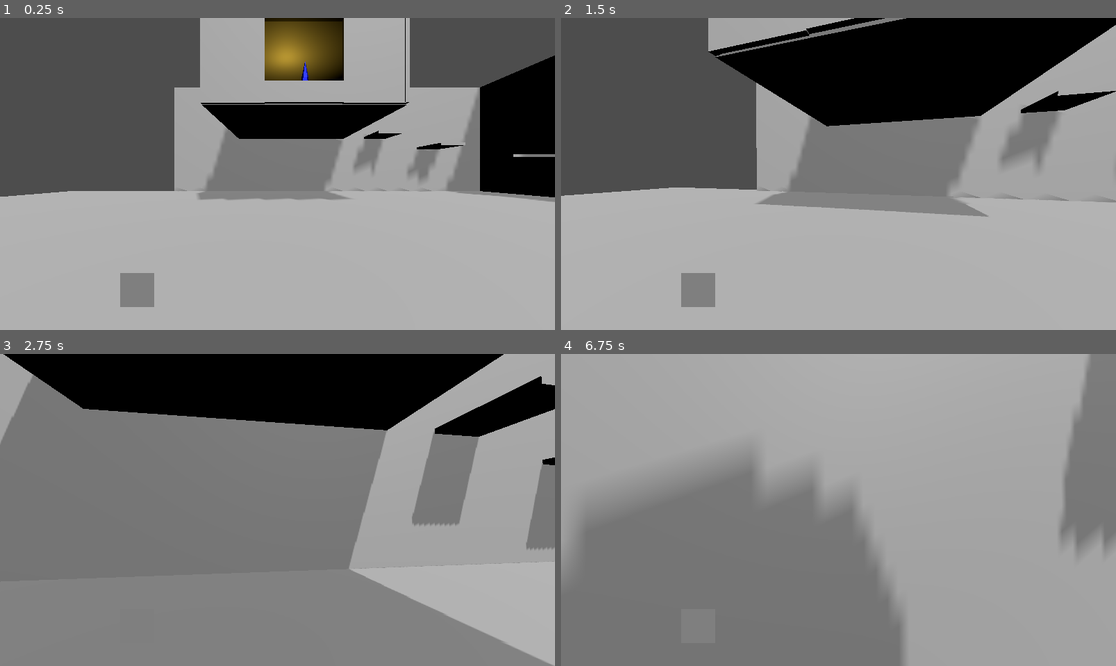
Above: before the commit, frames 1-4 (two rows, left to right).
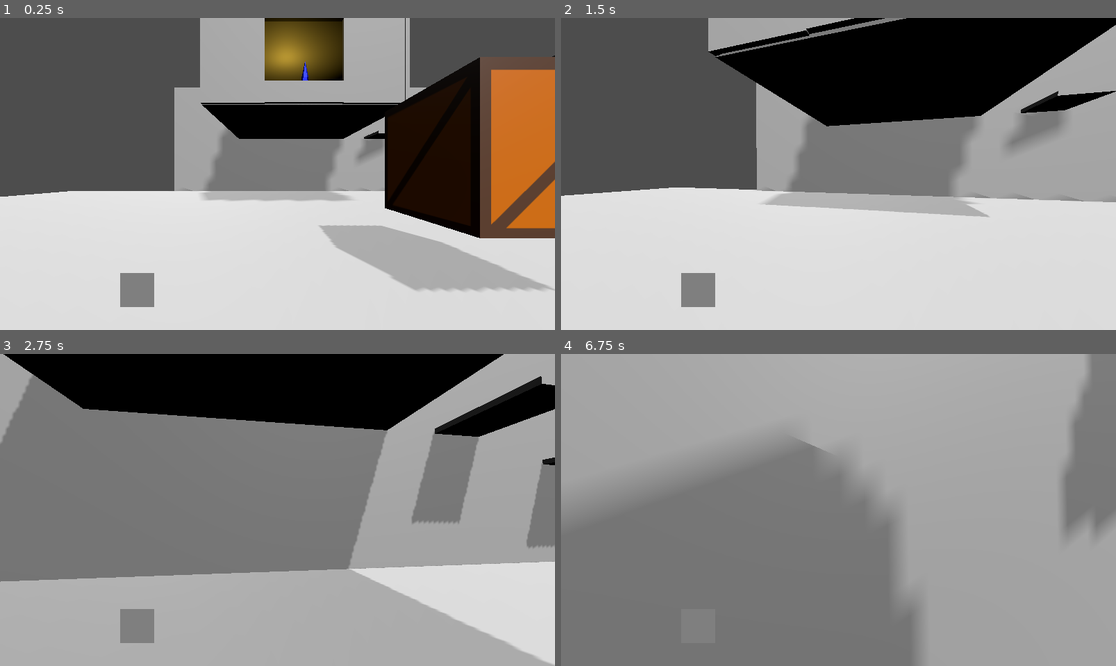
Above: after the commit, the same moments.

Repository: jneisen/immersivesim
Game: Godot game, scene res://Scenes/test.tscn
The game is run twice, just before and just after one commit, with the same random seed, the same clock (stepped at 60 frames per second) and the same inputs.
Inputs (mouse positions are in pixels of both pictures, inside the frame that each line leads up to):
- Up to frame 1 (0.25 s): no input
- Up to frame 2 (1.5 s): move the mouse to (866, 174) at 0.52 s; hold W (forward) from 0.53 s (still down); click (866, 174) at 0.6 s; tap Space (jump) at 0.77 s; tap 1 (hotbar_slot_1) at 0.8, 1.35 s; move the mouse to (810, 174) at 1.27 s
- Up to frame 3 (2.75 s): keep holding W (forward); tap Space (jump) at 1.52 s; right-click (249, 510) at 1.55 s; move the mouse to (288, 503) at 2.02 s; hold Right mouse button (interact) from 2.03 s (still down); click (288, 503) at 2.3 s
- Up to frame 4 (6.75 s): move the mouse to (832, 516) at 2.77 s; release Right mouse button (interact) at 2.78 s; click (832, 516) at 2.85 s; tap Space (jump) at 3.02, 3.77, 4.52, 5, 6.02, 6.5 s; tap 1 (hotbar_slot_1) at 3.05, 3.6, 5.3, 5.85 s; move the mouse to (877, 513) at 3.52 s; hold Right mouse button (interact) 3.53-4.28 s; tap Enter at 4.25, 5.75 s; move the mouse to (794, 506) at 4.27 s; right-click (794, 506) at 4.35 s; click (794, 506) at 4.55 s; move the mouse to (844, 510) at 5.02 s; click (844, 510) at 5.1 s; move the mouse to (816, 503) at 5.77 s; release W (forward) at 5.78 s; hold D (right) 5.78-6.53 s; right-click (816, 503) at 6.05 s; move the mouse to (866, 510) at 6.52 s; hold W (forward) from 6.53 s (still down); hold Right mouse button (interact) from 6.53 s (still down)

The runs differ from the first frame. In frame 1, 51% of the frame differs, in the area x 0-100%, y 0-100%; in frame 2, 43%; in frame 3, 30%; in frame 4, 4.1%.
Error before the commit: Invalid access to property or key 'type' on a base object of type 'Nil'. (res://Scripts/held_object_behavior.gd:21)

Commit message:
added the ability to pickup objects within the world, collision with those objects and the walls is still lacking

Diff:
--- /dev/null
+++ b/Prefabs/box.tscn
@@ -0,0 +1,18 @@
+[gd_scene load_steps=4 format=3 uid="uid://bjhroqng3y8ud"]
+
+[ext_resource type="Script" uid="uid://s8ihnxj3f6jy" path="res://Scripts/Dynamic Objects/pickup_in_world.gd" id="1_6sgli"]
+[ext_resource type="PackedScene" uid="uid://cw77ck144b6w2" path="res://Models/box.glb" id="2_6sgli"]
+
+[sub_resource type="BoxShape3D" id="BoxShape3D_6sgli"]
+size = Vector3(2, 2, 2)
+
+[node name="Box" type="RigidBody3D"]
+collision_layer = 10
+collision_mask = 13
+mass = 200.0
+script = ExtResource("1_6sgli")
+
+[node name="CollisionShape3D" type="CollisionShape3D" parent="."]
+shape = SubResource("BoxShape3D_6sgli")
+
+[node name="box" parent="." instance=ExtResource("2_6sgli")]
--- a/Prefabs/sword.tscn
+++ b/Prefabs/sword.tscn
@@ -1,6 +1,6 @@
 [gd_scene load_steps=4 format=3 uid="uid://ba1mnt4l1neuu"]
 
-[ext_resource type="Script" uid="uid://dlwyly0ayk6se" path="res://Scripts/pickup_object.gd" id="1_kplri"]
+[ext_resource type="Script" uid="uid://dlwyly0ayk6se" path="res://Scripts/Dynamic Objects/pickup_object.gd" id="1_kplri"]
 [ext_resource type="PackedScene" uid="uid://c7up5fjut0j5v" path="res://Models/sword.glb" id="2_17og3"]
 
 [sub_resource type="BoxShape3D" id="BoxShape3D_0c07c"]
--- a/Scenes/player.tscn
+++ b/Scenes/player.tscn
@@ -1,15 +1,29 @@
 [gd_scene load_steps=12 format=3 uid="uid://bmtin1einpkqv"]
 
-[ext_resource type="Script" uid="uid://r8du7y6qsl5c" path="res://Scripts/player_controller.gd" id="1_v0iea"]
+[ext_resource type="Script" uid="uid://r8du7y6qsl5c" path="res://Scripts/Player/player_controller.gd" id="1_v0iea"]
 [ext_resource type="PackedScene" uid="uid://c65r6l1xq3b34" path="res://Scenes/playerUI.tscn" id="2_cvnsp"]
 [ext_resource type="Texture2D" uid="uid://cd16chitavl8i" path="res://Textures/objectHighlight.png" id="3_6t5aa"]
-[ext_resource type="Script" uid="uid://fldljugb1b8k" path="res://Scripts/objectHighlighter.gd" id="4_vgqql"]
-[ext_resource type="Script" uid="uid://b2kxrj20e1f3q" path="res://Scripts/inventory.gd" id="5_fkybt"]
-[ext_resource type="Script" uid="uid://cdkk7f7wu4idk" path="res://Scripts/held_object_behavior.gd" id="6_x3wgy"]
+[ext_resource type="Script" uid="uid://fldljugb1b8k" path="res://Scripts/Player/objectHighlighter.gd" id="4_vgqql"]
+[ext_resource type="Script" uid="uid://b2kxrj20e1f3q" path="res://Scripts/Player/inventory.gd" id="5_fkybt"]
+[ext_resource type="Script" uid="uid://cdkk7f7wu4idk" path="res://Scripts/Player/held_object_behavior.gd" id="6_x3wgy"]
 
 [sub_resource type="CapsuleShape3D" id="CapsuleShape3D_cvnsp"]
 
 [sub_resource type="CapsuleMesh" id="CapsuleMesh_6t5aa"]
+
+[sub_resource type="Animation" id="Animation_3smsa"]
+tracks/0/type = "value"
+tracks/0/imported = false
+tracks/0/enabled = true
+tracks/0/path = NodePath(".:rotation")
+tracks/0/interp = 1
+tracks/0/loop_wrap = true
+tracks/0/keys = {
+"times": PackedFloat32Array(0),
+"transitions": PackedFloat32Array(1),
+"update": 0,
+"values": [Vector3(0.349066, 1.5708, 0)]
+}
 
 [sub_resource type="Animation" id="Animation_x3wgy"]
 resource_name = "melee_weapon_swing"
@@ -25,20 +39,19 @@
 "update": 0,
 "values": [Vector3(0.349066, 1.5708, 0), Vector3(0.349066, 1.5708, -1.5708), Vector3(0.349066, 1.5708, 0)]
 }
-
-[sub_resource type="Animation" id="Animation_3smsa"]
-length = 0.001
-tracks/0/type = "value"
-tracks/0/imported = false
-tracks/0/enabled = true
-tracks/0/path = NodePath(".:rotation")
-tracks/0/interp = 1
-tracks/0/loop_wrap = true
-tracks/0/keys = {
-"times": PackedFloat32Array(0),
+tracks/1/type = "method"
+tracks/1/imported = false
+tracks/1/enabled = true
+tracks/1/path = NodePath(".")
+tracks/1/interp = 1
+tracks/1/loop_wrap = true
+tracks/1/keys = {
+"times": PackedFloat32Array(0.4),
 "transitions": PackedFloat32Array(1),
-"update": 0,
-"values": [Vector3(0.349066, 1.5708, 0)]
+"values": [{
+"args": [],
+"method": &"raycastInFront"
+}]
 }
 
 [sub_resource type="AnimationLibrary" id="AnimationLibrary_3smsa"]
@@ -49,15 +62,16 @@
 
 [node name="Player" type="Node3D"]
 
-[node name="CharacterBody3D" type="CharacterBody3D" parent="." node_paths=PackedStringArray("camera", "lookRay", "playerUI", "objectHighlighter", "inventory", "playerHand")]
-collision_mask = 3
+[node name="CharacterBody3D" type="CharacterBody3D" parent="." node_paths=PackedStringArray("camera", "lookRay", "playerUI", "objectHighlighter", "inventory", "playerHand", "heldObjectNode")]
+collision_mask = 15
 script = ExtResource("1_v0iea")
 camera = NodePath("Camera3D")
-lookRay = NodePath("RayCast3D")
+lookRay = NodePath("LookCast")
 playerUI = NodePath("../PlayerUi")
 objectHighlighter = NodePath("../ObjectHighlighter")
 inventory = NodePath("../Inventory")
 playerHand = NodePath("Hand")
+heldObjectNode = NodePath("HeldObjectPosition")
 
 [node name="CollisionShape3D" type="CollisionShape3D" parent="CharacterBody3D"]
 shape = SubResource("CapsuleShape3D_cvnsp")
@@ -68,20 +82,30 @@
 [node name="Camera3D" type="Camera3D" parent="CharacterBody3D"]
 transform = Transform3D(1, 0, 0, 0, 1, 0, 0, 0, 1, 0, 0.65, 0)
 
-[node name="RayCast3D" type="RayCast3D" parent="CharacterBody3D"]
+[node name="LookCast" type="RayCast3D" parent="CharacterBody3D"]
 transform = Transform3D(1, 0, 0, 0, 1, 0, 0, 0, 1, 0, 0.65, 0)
-target_position = Vector3(0, 0, -5)
-collision_mask = 7
+target_position = Vector3(0, 0, -3)
+collision_mask = 15
 
-[node name="Hand" type="Node3D" parent="CharacterBody3D" node_paths=PackedStringArray("animationPlayer")]
-transform = Transform3D(-4.37114e-08, 0.34202, 0.939693, 0, 0.939693, -0.34202, -1, -1.49502e-08, -4.10753e-08, 0.5, 0, -0.8)
+[node name="HitCast" type="RayCast3D" parent="CharacterBody3D"]
+transform = Transform3D(1, -2.98023e-08, 3.55271e-15, 2.98023e-08, 1, 0, 0, 8.88178e-16, 1, 0, -1.49012e-08, 0)
+target_position = Vector3(0, 0, -2.5)
+collision_mask = 15
+
+[node name="Hand" type="Node3D" parent="CharacterBody3D" node_paths=PackedStringArray("player", "animationPlayer", "hitCast")]
+transform = Transform3D(-3.61999e-06, 0.34202, 0.939693, 0, 0.939693, -0.34202, -1, -1.23811e-06, -3.40168e-06, 0.5, 0, -0.8)
 script = ExtResource("6_x3wgy")
+player = NodePath("..")
 animationPlayer = NodePath("AnimationPlayer")
+hitCast = NodePath("../HitCast")
 
 [node name="AnimationPlayer" type="AnimationPlayer" parent="CharacterBody3D/Hand"]
 libraries = {
 &"": SubResource("AnimationLibrary_3smsa")
 }
+
+[node name="HeldObjectPosition" type="Node3D" parent="CharacterBody3D"]
+transform = Transform3D(1, 0, 0, 0, 1, 0, 0, 0, 1, 0, 0, -2.5)
 
 [node name="PlayerUi" parent="." instance=ExtResource("2_cvnsp")]
 
--- a/Scenes/playerUI.tscn
+++ b/Scenes/playerUI.tscn
@@ -1,6 +1,6 @@
 [gd_scene load_steps=2 format=3 uid="uid://c65r6l1xq3b34"]
 
-[ext_resource type="Script" uid="uid://ujiyu15lvsa0" path="res://Scripts/player_ui_controller.gd" id="1_es1yn"]
+[ext_resource type="Script" uid="uid://ujiyu15lvsa0" path="res://Scripts/Player/player_ui_controller.gd" id="1_es1yn"]
 
 [node name="PlayerUi" type="Control" node_paths=PackedStringArray("hotbarImage1", "hotbarText1")]
 layout_mode = 3
--- a/Scenes/test.tscn
+++ b/Scenes/test.tscn
@@ -1,7 +1,8 @@
-[gd_scene load_steps=19 format=3 uid="uid://cjm2s50wuk2mt"]
+[gd_scene load_steps=20 format=3 uid="uid://cjm2s50wuk2mt"]
 
 [ext_resource type="PackedScene" uid="uid://bmtin1einpkqv" path="res://Scenes/player.tscn" id="1_lc1oi"]
 [ext_resource type="PackedScene" uid="uid://ba1mnt4l1neuu" path="res://Prefabs/sword.tscn" id="2_8od7v"]
+[ext_resource type="PackedScene" uid="uid://bjhroqng3y8ud" path="res://Prefabs/box.tscn" id="3_qc4db"]
 
 [sub_resource type="BoxShape3D" id="BoxShape3D_o3qbn"]
 size = Vector3(40, 0.25, 40)
@@ -66,6 +67,19 @@
 shadow_opacity = 0.5
 directional_shadow_mode = 1
 
+[node name="DirectionalLight3D2" type="DirectionalLight3D" parent="."]
+transform = Transform3D(0.927185, -0.282719, -0.245764, 0, -0.656059, 0.75471, -0.374607, -0.699754, -0.608287, -0.0302078, 6.45284, 5.95401)
+light_energy = 0.1
+light_indirect_energy = 0.1
+shadow_enabled = true
+shadow_bias = 1.0
+shadow_transmittance_bias = -5.445
+shadow_opacity = 0.5
+directional_shadow_mode = 0
+directional_shadow_fade_start = 0.0
+directional_shadow_max_distance = 0.0
+directional_shadow_pancake_size = 0.0
+
 [node name="Geometry" type="Node3D" parent="."]
 transform = Transform3D(-4.37114e-08, 0, -1, 0, 1, 0, 1, 0, -4.37114e-08, 20, 5, -10)
 
@@ -235,3 +249,5 @@
 
 [node name="Sword" parent="Dynamic Objects" instance=ExtResource("2_8od7v")]
 transform = Transform3D(1, 0, 0, 0, 1, 0, 0, 0, 1, -1.58551, 4.62794, -8.76661)
+
+[node name="Box" parent="Dynamic Objects" instance=ExtResource("3_qc4db")]
--- /dev/null
+++ b/Scripts/Dynamic Objects/pickup_in_world.gd
@@ -0,0 +1,36 @@
+extends RigidBody3D
+
+#@export var objectName = "Box"
+@export var damageable = true
+@export var health = 1
+var objectType = "PickupInWorld"
+var follow = null
+var rotationFollow = null
+
+func damage(amount : int):
+	if(!damageable):
+		return
+	health -= amount
+	if(health <= 0):
+		self.queue_free()
+
+func getObjectType():
+	return objectType
+
+func _physics_process(delta: float) -> void:
+	if(follow):
+		global_position = follow.global_position
+		look_at(rotationFollow.global_position)
+
+func interact(player : CharacterBody3D, heldObjectPosition : Node3D):
+	# bind this object to the held object position
+	follow = heldObjectPosition
+	rotationFollow = player
+
+func drop(m_velocity : Vector3):
+	follow = null
+	rotationFollow = null
+	if(200 / mass < 2):
+		linear_velocity = m_velocity * 200 / mass
+	else:
+		linear_velocity = m_velocity * 2
--- a/Scripts/pickup_object.gd
+++ b/Scripts/Dynamic Objects/pickup_object.gd
@@ -3,7 +3,9 @@
 @export var objectName = "Sword"
 var objectType = "PickupFromWorld"
 
+func getObjectType():
+	return objectType
+
 func interact():
 	# delete this object
 	self.call_deferred("queue_free")
-	return objectName
--- a/Scripts/held_object_behavior.gd
+++ b/Scripts/Player/held_object_behavior.gd
@@ -1,6 +1,8 @@
 extends Node3D
 
+@export var player : CharacterBody3D
 @export var animationPlayer : AnimationPlayer
+@export var hitCast : RayCast3D
 
 var currentObjectModel = null
 var currentObject = null
@@ -18,6 +20,19 @@
 	currentObject = null
 
 func useHeldItem():
-	if(currentObject.type == "MeleeWeapon"):
+	if(!currentObject):
+		return
+	elif(currentObject.type == "MeleeWeapon"):
 		animationPlayer.play("melee_weapon_swing")
 		# raycast out damage
+
+func raycastInFront():
+	# use player raycast
+	var look_dir = player.getLookDir()
+	hitCast.rotation = Vector3(-look_dir.y, 0, 0)
+	var collision = hitCast.get_collider()
+	if(collision == null):
+		return
+	# collision layer 4
+	if(collision.collision_layer & 8 > 0):
+		collision.damage(currentObject.damage)
--- a/Scripts/inventory.gd
+++ b/Scripts/Player/inventory.gd
@@ -16,6 +16,9 @@
 var currentEquipped = -1
 var inventory : Array
 
+func _ready():
+	hotbar.resize(10)
+
 func addItem(name : String):
 	var type = get_type(name)
 	var newItem
@@ -24,9 +27,12 @@
 		newItem = MeleeWeapon.new(name, type)
 
 	inventory.append(newItem)
-	if(hotbar.size() <= 10):
-		hotbar.append(newItem)
-		playerUI.changeHotbarSlot(newItem.item_name, hotbar.size())
+	# add it to the first empty hotbar slot
+	for i in range(hotbar.size()):
+		if(!hotbar[i]):
+			hotbar[i] = newItem
+			playerUI.changeHotbarSlot(newItem.item_name, i)
+			break;
 
 func hotbarInteraction(number : int):
 	number -= 1
@@ -34,6 +40,8 @@
 		currentEquipped = -1
 		playerHand.notHoldingItem()
 	else:
+		if(!hotbar[number]):
+			return
 		currentEquipped = number
 		playerHand.holdingItem(hotbar[number])
 
--- a/Scripts/player_controller.gd
+++ b/Scripts/Player/player_controller.gd
@@ -14,6 +14,10 @@
 @export var objectHighlighter : Sprite3D
 @export var inventory : Node3D
 @export var playerHand : Node3D
+@export var heldObjectNode : Node3D
+
+# true if holding an object
+var heldObject : Node3D = null
 
 const SQRTOFTWO = 1.4142
 
@@ -67,7 +71,7 @@
 	move_and_slide()
 	for i in get_slide_collision_count():
 		var c = get_slide_collision(i)
-		if c.get_collider().get_collision_layer_value(2):
+		if c.get_collider().collision_layer & 2 > 0:
 			c.get_collider().apply_central_impulse(-c.get_normal()*1)
 
 func basicMovement():
@@ -105,6 +109,14 @@
 		velocity = Vector3(velocityxz.x, velocity.y, velocityxz.y)
 
 func handleRaycast():
+	if(heldObject):
+		if(Input.is_action_just_pressed("interact")):
+			var dropVelocity = 4 * Vector3(sin(look_dir.x), 2 * max(-sin(look_dir.y), 0.5), -cos(look_dir.x))
+			heldObject.drop(dropVelocity)
+			await get_tree().create_timer(1).timeout
+			heldObject = null
+		return
+
 	lookRay.rotation = Vector3(-look_dir.y, 0, 0)
 	var collision = lookRay.get_collider()
 	if(collision == null):
@@ -115,9 +127,15 @@
 		objectHighlighter.unhide()
 		objectHighlighter.move(camera.global_position, collision.global_position)
 		if(Input.is_action_pressed("interact")):
-			# value is null unless an object was picked up
-			var value = collision.interact()
-			if(value):
+			if(collision.getObjectType() == "PickupFromWorld"):
+				collision.interact()
 				inventory.addItem(collision.get_name())
+			elif(collision.getObjectType() == "PickupInWorld"):
+				collision.interact(self, heldObjectNode)
+				heldObject = collision
+				objectHighlighter.hide()
 		return
 	objectHighlighter.hide()
+
+func getLookDir():
+	return look_dir
--- a/Scripts/player_ui_controller.gd
+++ b/Scripts/Player/player_ui_controller.gd
@@ -10,9 +10,9 @@
 var distanceBetweenHotbarElements = 30
 
 func _ready() -> void:
-	hotbarImageArray.append(hotbarImage1)
-	hotbarTextArray.append(hotbarText1)
-	for i in range(hotbarImageArray.size()):
+	for i in range(10):
+		hotbarImageArray.append(hotbarImage1)
+		hotbarTextArray.append(hotbarText1)
 		hotbarImageArray[i].texture = load("res://Icons/blank.png")
 		hotbarTextArray[i].text = ""
 
@@ -21,9 +21,6 @@
 	if(hotbarSlot > 9 || hotbarSlot < 0):
 		print("Wrong number for hotbar slot!!!")
 		return
-	hotbarSlot -= 1
-	if(hotbarSlot == -1):
-		hotbarSlot = 9
 
 	hotbarImageArray[hotbarSlot].texture = load("res://Icons/" + itemName + ".png")
 	hotbarTextArray[hotbarSlot].text = itemName
--- a/project.godot
+++ b/project.godot
@@ -63,6 +63,7 @@
 
 3d_physics/layer_2="Interactables"
 3d_physics/layer_3="Object Layer"
+3d_physics/layer_4="Damageable"
 
 [rendering]
 
Binary file added: Models/box.glb
Not shown, added: Models/box.glb.import
Binary file added: Models/box_box.png
Not shown, added: Models/box_box.png.import
Not shown, added: Scripts/Dynamic Objects/pickup_in_world.gd.uid
Renamed: Scripts/pickup_object.gd.uid -> Scripts/Dynamic Objects/pickup_object.gd.uid
Renamed: Scripts/held_object_behavior.gd.uid -> Scripts/Player/held_object_behavior.gd.uid
Renamed: Scripts/inventory.gd.uid -> Scripts/Player/inventory.gd.uid
Renamed: Scripts/objectHighlighter.gd -> Scripts/Player/objectHighlighter.gd
Renamed: Scripts/objectHighlighter.gd.uid -> Scripts/Player/objectHighlighter.gd.uid
Renamed: Scripts/player_controller.gd.uid -> Scripts/Player/player_controller.gd.uid
Renamed: Scripts/player_ui_controller.gd.uid -> Scripts/Player/player_ui_controller.gd.uid
